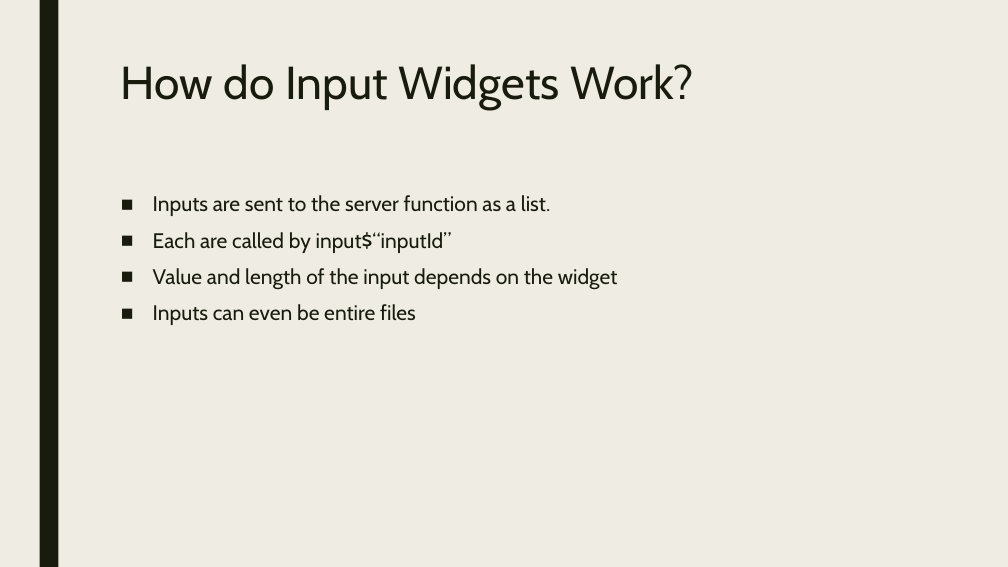
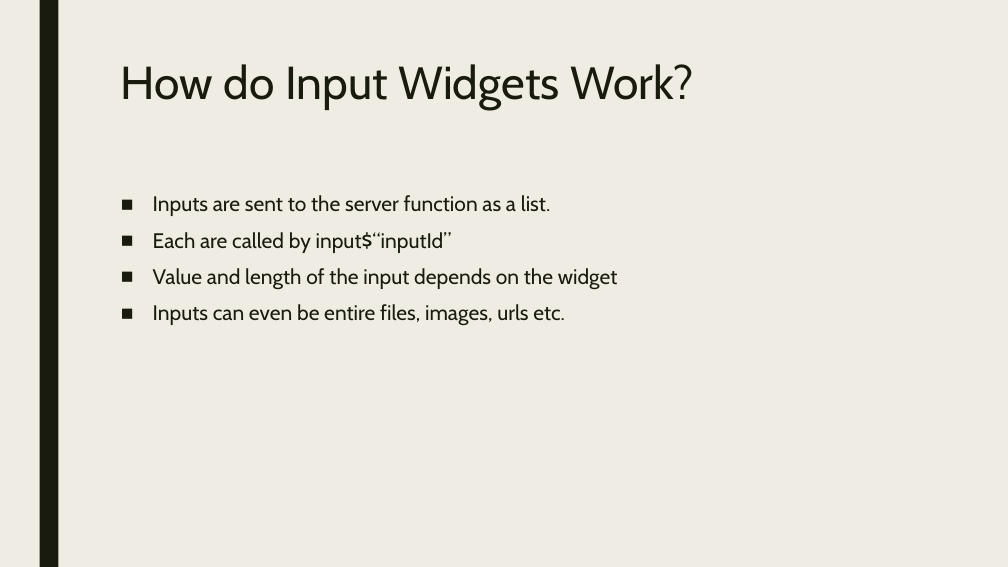
Before and after one commit to RforOperations2018/Class_3, a slide deck: slide 2 of Class_3.pptx. Drawn at 1008x567 pixels with LibreOffice and Linux fonts; fonts in the diff are those of the drawing. Boxes give left, top, right and bottom in pixels: in the first picture for what was removed or moved away, otherwise in the second. Text is boxed around its words. In the diff, an @@ line names an element or a change of style, - is before the commit and + after.

```diff
--- a/Class_3.pptx
+++ b/Class_3.pptx
@@ text at (153,304,565,326): text changed @@
-■ Inputs can even be entire files
+■ Inputs can even be entire files, images, urls etc.
```
Also in this commit, not shown: 1 other slide changed, 1 slide added, 1 other file.
